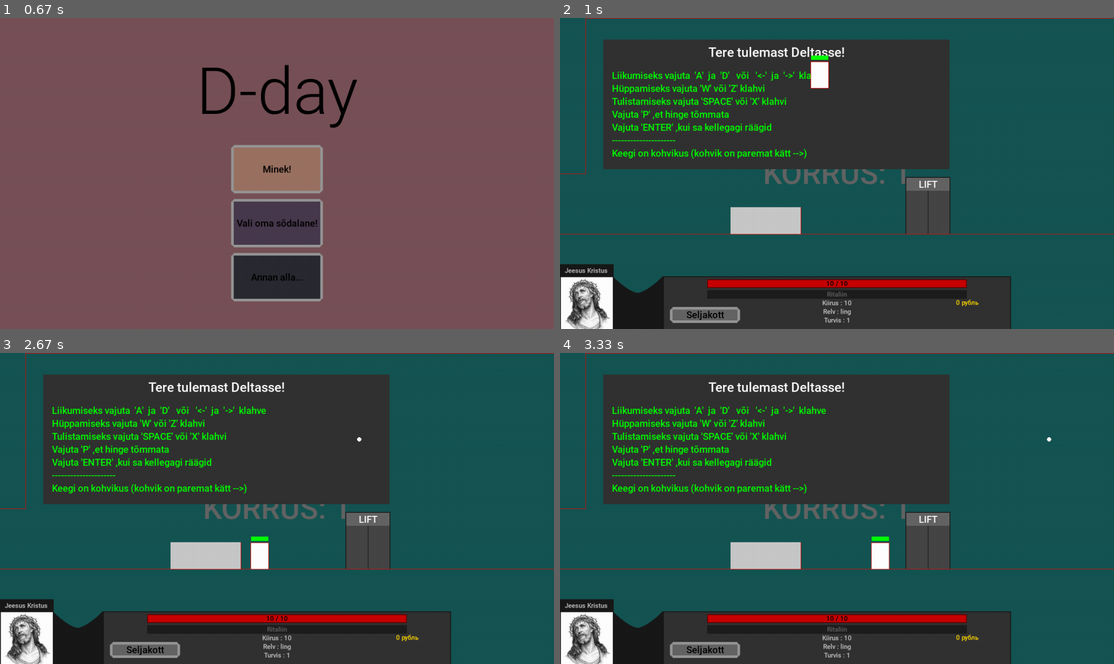
Above: before the commit, frames 1-4 (two rows, left to right).
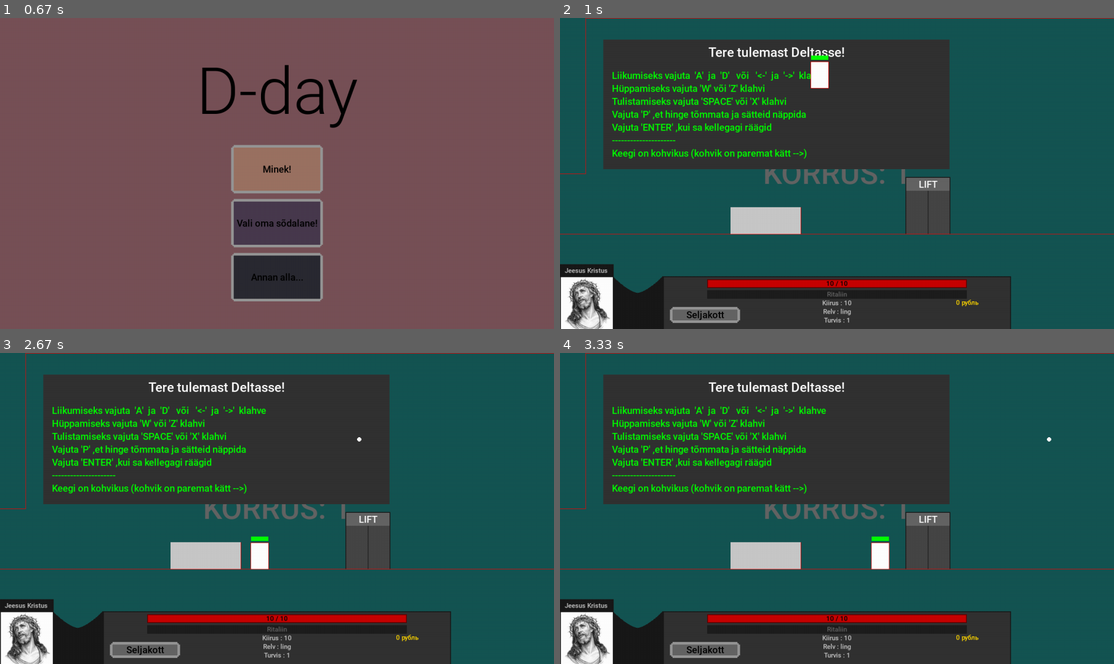
Above: after the commit, the same moments.

Repository: KarupoegPuhh/2020-projekt
Game: pygame game, started from MAIN.py
Same seed, same stepped clock (60 frames per second), same inputs: the game is played once before the commit and once after it.
Inputs (mouse positions are in pixels of both pictures, inside the frame that each line leads up to):
- Up to frame 1 (0.67 s): no input
- Up to frame 2 (1 s): click (814, 185) at 0.88 s
- Up to frame 3 (2.67 s): tap Space at 1.17 s; click "Seljakott" at 1.55 s; click "Ling" at 1.88 s; tap Enter at 2.17 s; click "Jätkan!" at 2.55 s
- Up to frame 4 (3.33 s): hold Right 2.83-3.3 s

Frame 1 is identical in both runs. In frame 2, 0.2% of the frame differs, in the area x 30-45%, y 29-33%; in frame 3, 0.2%; in frame 4, 0.2%.

Commit message:
resurectum ja annan alla fix, motherlode disabled, npc tekst valgeks, muusika vahetab järjest, boss väljumise func tom juurde

Diff:
--- a/abi.py
+++ b/abi.py
@@ -3,10 +3,11 @@
 from pygame_init import *
 from sys import exit as quit
 
-try:
-    dirr = sys._MEIPASS
-except:
-    dirr = os.path.dirname(os.path.abspath(__file__))
+#try:
+#    dirr = sys._MEIPASS
+#except:
+dirr = os.path.dirname(os.path.abspath(__file__))
+
 print(dirr)
 helidir = dirr+"/helid"
 fontdir = dirr+"/fontid"
@@ -39,10 +40,7 @@
 Boss_tulistab = pg.mixer.Sound(helidir+"/Boss_tulistab.mp3")
 Boss_lendab = pg.mixer.Sound(helidir+"/Boss_lendab.mp3")
 Boss_jookseb = pg.mixer.Sound(helidir+"/Boss_jookseb.mp3")
-taust1 = pg.mixer.music.load(helidir+"/game.mp3")
-taust2 = pg.mixer.music.load(helidir+"/game2.mp3")
-taust3 = pg.mixer.music.load(helidir+"/game3.mp3")
-taust4 = pg.mixer.music.load(helidir+"/game4.mp3")
+
 #Teksdid
 largeText = pg.font.Font(fontdir+"/RL.ttf", 150)
 mediumText = pg.font.Font(fontdir+"/RM.ttf", 70)
--- a/ekraanid.py
+++ b/ekraanid.py
@@ -89,7 +89,7 @@
     return {
         0:{#korrus
             -1: [NPC_inimene(100, 500, 30, 60, (200,200,0), konsum,["Kuidas ma saan kasulik olla?", "Tere, mina olen klienditeenindaja...", "Minu käest saab osta asju...", "Relvi, rõivaid ja midagi hamba alla..."])],
-            1:[Lift(800, 500, 100, 100, (20,20,20), "mdea"), …(237 unchanged characters)… ' klahvi", "Vajuta 'P' ,et hinge tõmmata", "Vajuta 'ENTER' ,kui sa kellegagi rää …(88 unchanged characters)…
+            1:[Lift(800, 500, 100, 100, (20,20,20), "mdea"), …(237 unchanged characters)… ' klahvi", "Vajuta 'P' ,et hinge tõmmata ja sätteid näppida", "Vajuta 'ENTER' ,kui sa kellegagi rää …(88 unchanged characters)…
             2:[],
             5:[Item(800, 500, 20, 20, maailm.sandaalid, "Sa leidsid rõivaid!", (200,200,0)),NPC_inimene(1150, 500, 30,  …(386 unchanged characters)…
         },
--- a/maailm.py
+++ b/maailm.py
@@ -36,9 +36,10 @@
         TextRect.center = ((laius // 2), (170))
         aken.blit(TextSurf, TextRect)
 
-        nupp(aken, "Annan alla", 660, 375, 200, 100, (148, 82, 74), (168, 102, 94), intro)
         esimene_kord = False
         nupp(aken, "RESURECTUM", 420, 375, 200, 100, (148, 82, 74), (168, 102, 94), main_loop)
+        esimene_kord = True
+        nupp(aken, "Annan alla", 660, 375, 200, 100, (148, 82, 74), (168, 102, 94), intro)
 
         pg.display.update()
 
@@ -65,7 +66,7 @@
             aken.blit(TextSurf, TextRect)
 
 
-
+            esimene_kord = True
             nupp(aken, "Aitab kah...", laius/2-100 , 500 , 200, 100, (148, 82, 74), (168, 102, 94), intro)
 
             pg.display.update()
@@ -99,7 +100,9 @@
         nupp(aken, "Varustuse juurde", 1050, 300, 200, 100, (100,100,100), (15,113,115), seljakott)
         """if maailm.pood_unlocked.unlocked:
             nupp(aken, "Konsum", 1050, 450, 200, 100, (100,100,100), (15,113,115), pood)"""
+        esimene_kord = True
         nupp(aken, "Annan alla", 1050, 600, 200, 100, (100,100,100), (15,113,115), intro)
+        esimene_kord = False
         nupp(aken, "Seaded", 1050, 450, 200, 100, (100, 100, 100), (15, 113, 115), seaded)
 
         aken.blit(sleep, (100,225))
@@ -396,6 +399,7 @@
         aken.blit(TextSurf, TextRect)
 
         #Pilt tegelase jaoks
+
         ##raha cheat nupp
         def motherlode():
             Tom.raha += 1000
@@ -411,7 +415,7 @@
                 TextSurf, TextRect = text_objects("MOTHERLODE", largeText)
                 TextRect.center = ((laius // 2), 170)
                 aken.blit(TextSurf, TextRect)
-        nupp(aken, "Motherlode", 0, 695 - databar_nihe, 25, 25, (100, 100, 100), (15, 113, 115), motherlode)
+        #nupp(aken, "Motherlode", 0, 695 - databar_nihe, 25, 25, (100, 100, 100), (15, 113, 115), motherlode)
 
         pg.draw.rect(aken, (25,25,25), (0, 570 - databar_nihe, 124, 180))
         pg.draw.rect(aken, (50,50,50), (2, 600 - databar_nihe, 120, 120))
--- a/player_lisad.py
+++ b/player_lisad.py
@@ -191,16 +191,16 @@
             pg.draw.rect(aken, self.värv, (255, 275, 100, 40))
             #Parooli display
             parool_ekraanil = "* " * len(self.kasutaja_parool)
-            TextSurf, TextRect = text_objects(parool_ekraanil, menu_head2Text)
+            TextSurf, TextRect = text_objects(parool_ekraanil, menu_head2Text,(255,255,255))
             TextRect.center = (310, 300)
             aken.blit(TextSurf, TextRect)
-            TextSurf, TextRect = text_objects(self.tekst, menu_head2Text)
+            TextSurf, TextRect = text_objects(self.tekst, menu_head2Text,(255,255,255))
             TextRect.center = (310, 100)
             aken.blit(TextSurf, TextRect)
-            TextSurf, TextRect = text_objects("Lohistage kursor parooli aknale," , smallText)
+            TextSurf, TextRect = text_objects("Lohistage kursor parooli aknale," , smallText,(255,255,255))
             TextRect.center = (310, 200)
             aken.blit(TextSurf, TextRect)
-            TextSurf, TextRect = text_objects("et tuvastada klahve", smallText)
+            TextSurf, TextRect = text_objects("et tuvastada klahve", smallText,(255,255,255))
             TextRect.center = (310, 225)
             aken.blit(TextSurf, TextRect)
 
@@ -212,22 +212,22 @@
         if self.värv == (0, 255, 0) and self.loading < 3:
             pg.draw.rect(aken, (50, 50, 50), (50, 50, 520, 300))
             if 0 <= self.vilgub < 10:
-                TextSurf, TextRect = text_objects("LOADING", menu_head2Text)
+                TextSurf, TextRect = text_objects("LOADING", menu_head2Text,(255,255,255))
                 TextRect.center = (310, 100)
                 aken.blit(TextSurf, TextRect)
                 self.vilgub += 1
             elif 10 <= self.vilgub < 20:
-                TextSurf, TextRect = text_objects("LOADING.", menu_head2Text)
+                TextSurf, TextRect = text_objects("LOADING.", menu_head2Text,(255,255,255))
                 TextRect.center = (310, 100)
                 aken.blit(TextSurf, TextRect)
                 self.vilgub += 1
             elif 20 <= self.vilgub < 30:
-                TextSurf, TextRect = text_objects("LOADING..", menu_head2Text)
+                TextSurf, TextRect = text_objects("LOADING..", menu_head2Text,(255,255,255))
                 TextRect.center = (310, 100)
                 aken.blit(TextSurf, TextRect)
                 self.vilgub += 1
             elif 30 <= self.vilgub <= 40:
-                TextSurf, TextRect = text_objects("LOADING...", menu_head2Text)
+                TextSurf, TextRect = text_objects("LOADING...", menu_head2Text,(255,255,255))
                 TextRect.center = (310, 100)
                 aken.blit(TextSurf, TextRect)
                 self.vilgub += 1
--- a/pood_invnet.py
+++ b/pood_invnet.py
@@ -1,4 +1,4 @@
-from random import randint
+from random import choice
 
 import pygame as pg
 import maailm
@@ -394,7 +394,8 @@
         TextRect.center = ((laius // 2), 380)
         aken.blit(TextSurf, TextRect)
 
-        nupp(aken, "Kurt mode", laius/2 - 225, 500, 200, 50, (100, 100, 100), (15, 113, 115), mute)
+        nupp(aken, "muusika kinni", laius/2 - 225, 500, 200, 50, (100, 100, 100), (15, 113, 115), mute)
+        #nupp(aken, "kurt", laius/2 - 225, 300, 200, 50, (100, 100, 100), (15, 113, 115), mute_fx)
         nupp(aken, "Vaheta laul", laius / 2 + 25, 500, 200, 50, (100, 100, 100), (15, 113, 115), vaheta_laul)
         nupp(aken, "Tagasi", laius/2 - 100, 600, 200, 50, (100, 100, 100), (15, 113, 115), settings_done)
         print(pg.mixer.music.get_volume())
@@ -412,8 +413,34 @@
         pg.mixer.music.set_volume(1)
 def mute():
     pg.mixer.music.set_volume(0)
+
+#def helifx_vaiksem():
+#    heli = pg.mixer.music.get_volume()
+#    pg.mixer.music.set_volume((round(heli, 1) - 0.1))
+#    if heli <= 0.09:
+#        pg.mixer.music.set_volume(0)
+#def helifx_kõvem():
+#    for sound in sounds: #mai viitsi seda listi teha
+#        vol = sound.get_volume()
+#        sound.set_volume(min(vol*mult,1.0))
+#
+#    heli = pg.mixer.music.get_volume()
+#    pg.mixer.music.set_volume((round(heli, 1) + 0.1))
+#    if heli >= 0.95:
+#        pg.mixer.music.set_volume(1)
+#helisees = True
+#def mute_fx():
+#    global helisees
+#    if helisees:
+#        pg.mixer.pause()
+#        helisees = False
+#    else:
+#        pg.mixer.unpause()
+#        helisees = True
+global laul
+laul = 0
 def vaheta_laul():
-    laul = randint(0, 4)
+    global laul
     if laul == 0:
         pg.mixer.music.load(helidir + "/game.mp3")
     elif laul == 1:
@@ -423,6 +450,10 @@
     else:
         pg.mixer.music.load(helidir + "/game4.mp3")
     pg.mixer.music.play()
+    if laul == 3:
+        laul = 0
+    else:
+        laul += 1
 def settings_done():
     global setting
     setting = False
--- a/vastased.py
+++ b/vastased.py
@@ -454,7 +454,7 @@
     def hit(self):
         pass
 
-    def player_väljub(self):
+    def player_väljub(self,Tom):
         pass
-    def player_siseneb(self):
+    def player_siseneb(self,Tom):
         pass
